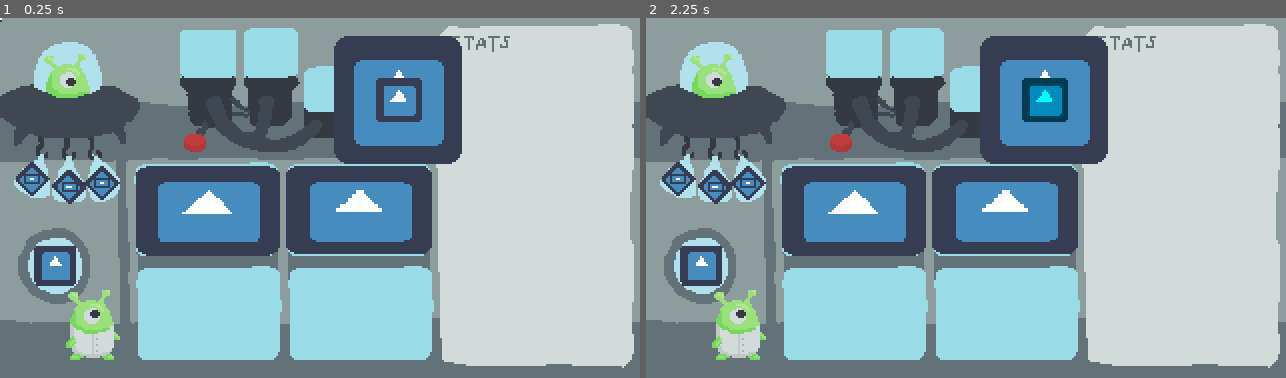
Above: before the commit, frames 1-2 (left to right).
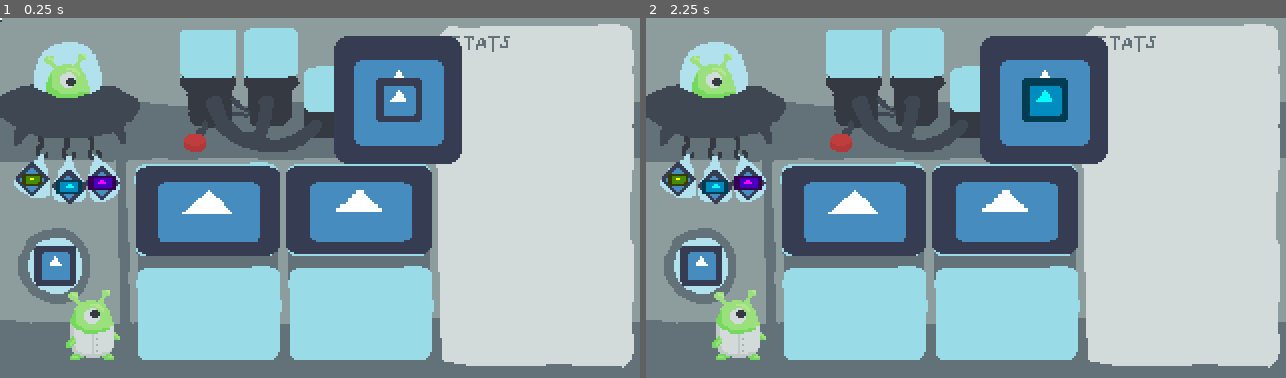
Above: after the commit, the same moments.

Repository: DerGernTod/minijam91
Game: Godot game, scene res://Main.tscn
Two runs of this game, one before a commit and one after it. Both use one fixed random seed, a clock stepped at 60 frames per second and the inputs below. The engine's default icon, where the game draws it, is replaced by a stand-in: a white triangle on a blue panel in a dark square.
Inputs (mouse positions are in pixels of both pictures, inside the frame that each line leads up to):
- Up to frame 1 (0.25 s): no input
- Up to frame 2 (2.25 s): tap Enter at 0.5, 2 s; move the mouse to (1106, 180) at 0.52 s; click (1106, 180) at 0.6 s; tap Space at 1.25 s; move the mouse to (838, 216) at 1.27 s; click (838, 216) at 1.35 s; move the mouse to (1030, 118) at 2.02 s; click (1030, 118) at 2.1 s

The runs differ from the first frame. In frame 1, 0.4% of the frame differs, in the area x 3-19%, y 43-49%; in frame 2, 0.4%.

Commit message:
fish have properties

Diff:
--- /dev/null
+++ b/Globals.gd
@@ -0,0 +1,25 @@
+extends Node
+
+const COLOR_MAP = {
+	0: Color.white,
+	1: Color.cyan,
+	2: Color.magenta,
+	3: Color.yellow,
+	4: Color.black,
+}
+
+const SIZE_MAP = {
+	0: 1.0,
+	1: 1.2,
+	2: 1.4,
+	3: 1.6,
+	4: 1.8,
+}
+
+const SPEED_MAP = {
+	0: 1.0,
+	1: 1.2,
+	2: 1.4,
+	3: 1.6,
+	4: 1.8,
+}
--- a/Main.tscn
+++ b/Main.tscn
@@ -16,10 +16,12 @@
 [node name="FishTank" parent="." instance=ExtResource( 2 )]
 position = Vector2( 103.944, 96.384 )
 scale = Vector2( 3.54153, 2.18173 )
+capacity = 4
 
 [node name="FishTank2" parent="." instance=ExtResource( 2 )]
 position = Vector2( 179.539, 96.0691 )
 scale = Vector2( 3.54153, 2.18173 )
+capacity = 2
 
 [node name="Window" parent="." instance=ExtResource( 5 )]
 position = Vector2( 27.7183, 123.787 )
--- a/droppable/Droppable.gd
+++ b/droppable/Droppable.gd
@@ -83,6 +83,8 @@
 	instance.position = position
 	instance._parent_droppable = self
 	_content.push_back(instance)
+	if instance.has_method("setup_properties"):
+		instance.call_deferred("setup_properties")
 
 
 func _get_can_drop() -> bool:
--- a/fish/Fish.gd
+++ b/fish/Fish.gd
@@ -1,7 +1,42 @@
 extends Pickable
 class_name Fish
 
+export var init_properties = {
+	"speed": 1,
+	"size": 1,
+	"color": 1,
+}
+
+var _cur_properties = init_properties
+
+onready var _sprite = $Sprite
+onready var _init_sprite_scale = $Sprite.scale
+onready var _collision_shape = $CollisionShape2D
+onready var _init_extents = _collision_shape.shape.extents
+
+
+func setup_properties(properties: Dictionary = {}) -> void:
+	if properties.size() == 0:
+		_cur_properties = {
+			"speed": randi() % Globals.SPEED_MAP.size(),
+			"size": randi() % Globals.SIZE_MAP.size(),
+			"color": randi() % Globals.COLOR_MAP.size(),
+		}
+	else:
+		_cur_properties = properties
+	_sprite.scale = _init_sprite_scale * Globals.SIZE_MAP[_cur_properties.size]
+	_sprite.modulate = Globals.COLOR_MAP[_cur_properties.color]
+	_collision_shape.shape.extents = _init_extents * Globals.SIZE_MAP[_cur_properties.size]
+
+
+func create_offsprint(mother_props, father_props) -> void:
+	pass
+
+
 func _ready() -> void:
+	var col_shape = RectangleShape2D.new()
+	col_shape.extents = _init_extents
+	_collision_shape.shape = col_shape
 	connect("dropped", self, "_on_dropped")
 
 
--- a/fish/Fish.tscn
+++ b/fish/Fish.tscn
@@ -3,8 +3,8 @@
 [ext_resource path="res://pickable/Pickable.tscn" type="PackedScene" id=1]
 [ext_resource path="res://fish/Fish.gd" type="Script" id=2]
 
-[sub_resource type="CircleShape2D" id=1]
-radius = 3.89282
+[sub_resource type="RectangleShape2D" id=1]
+extents = Vector2( 3.97291, 2.43592 )
 
 [node name="Fish" instance=ExtResource( 1 )]
 script = ExtResource( 2 )
--- a/pickable/Pickable.gd
+++ b/pickable/Pickable.gd
@@ -4,6 +4,8 @@
 signal picked
 signal dropped
 signal discarded
+signal hover_start
+signal hover_end
 
 var _cur_cursor: Cursor = null
 var _cur_droppables = []
@@ -22,6 +24,7 @@
 	if area is Cursor:
 		_cur_cursor = area
 		_cur_cursor.add_hover(self)
+		emit_signal("hover_start")
 		_cur_process = "_check_pick"
 	if area is Droppable:
 		if _cur_droppables.size() > 0:
@@ -36,6 +39,7 @@
 		return
 	if area is Cursor:
 		_cur_cursor.remove_hover(self)
+		emit_signal("hover_end")
 		_cur_cursor = null
 		_cur_process = "_noop"
 		_reset_color()
--- a/project.godot
+++ b/project.godot
@@ -78,6 +78,10 @@
 run/main_scene="res://Main.tscn"
 config/icon="res://icon.png"
 
+[autoload]
+
+Globals="*res://Globals.gd"
+
 [display]
 
 window/size/width=320
